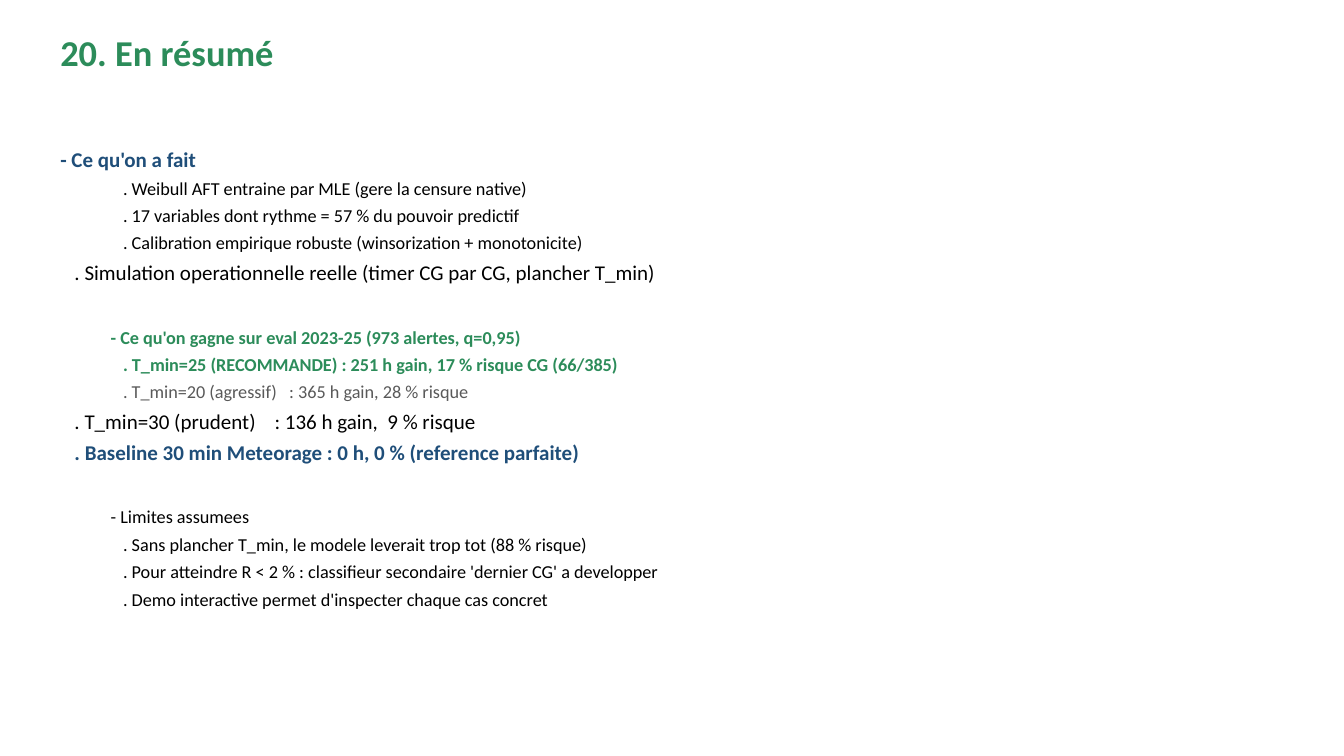
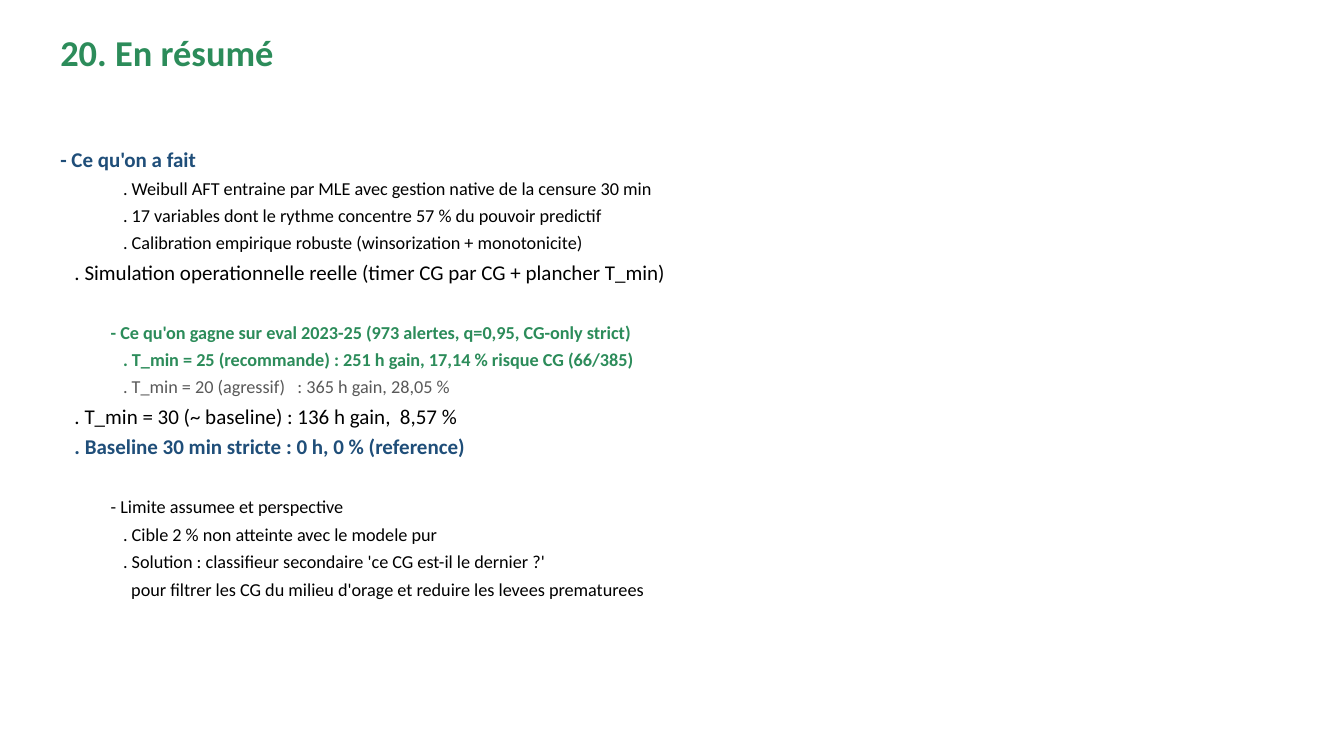
Before and after one commit to enriquealves02-jpg/PROJET_oral_m2fin, a slide deck: slide 21 of presentation_oral.pptx. Drawn at 1344x756 pixels with LibreOffice and Linux fonts; fonts in the diff are those of the drawing. Boxes give left, top, right and bottom in pixels: in the first picture for what was removed or moved away, otherwise in the second. Text is boxed around its words. In the diff, an @@ line names an element or a change of style, - is before the commit and + after.

```diff
--- a/presentation_oral.pptx
+++ b/presentation_oral.pptx
@@ text at box(132, 182, 651, 225): text changed @@
-  . Weibull AFT entraine par MLE (gere la censure native)
-  . 17 variables dont rythme = 57 % du pouvoir predictif
+  . Weibull AFT entraine par MLE avec gestion native de la censure 30 min
+  . 17 variables dont le rythme concentre 57 % du pouvoir predictif
@@ text at box(85, 265, 665, 599): text changed @@
-. Simulation operationnelle reelle (timer CG par CG, plancher T_min)
-  - Ce qu'on gagne sur eval 2023-25 (973 alertes, q=0,95)
-  . T_min=25 (RECOMMANDE) : 251 h gain, 17 % risque CG (66/385)
-  . T_min=20 (agressif) : 365 h gain, 28 % risque
-. T_min=30 (prudent) : 136 h gain, 9 % risque
-. Baseline 30 min Meteorage : 0 h, 0 % (reference parfaite)
-  - Limites assumees
-  . Sans plancher T_min, le modele leverait trop tot (88 % risque)
-  . Pour atteindre R < 2 % : classifieur secondaire 'dernier CG' a developper
-  . Demo interactive permet d'inspecter chaque cas concret
+. Simulation operationnelle reelle (timer CG par CG + plancher T_min)
+  - Ce qu'on gagne sur eval 2023-25 (973 alertes, q=0,95, CG-only strict)
+  . T_min = 25 (recommande) : 251 h gain, 17,14 % risque CG (66/385)
+  . T_min = 20 (agressif) : 365 h gain, 28,05 %
+. T_min = 30 (~ baseline) : 136 h gain, 8,57 %
+. Baseline 30 min stricte : 0 h, 0 % (reference)
+  - Limite assumee et perspective
+  . Cible 2 % non atteinte avec le modele pur
+  . Solution : classifieur secondaire 'ce CG est-il le dernier ?'
+  pour filtrer les CG du milieu d'orage et reduire les levees prematurees
```
Also in this commit, not shown: 3 other slides changed, 2 other files.
